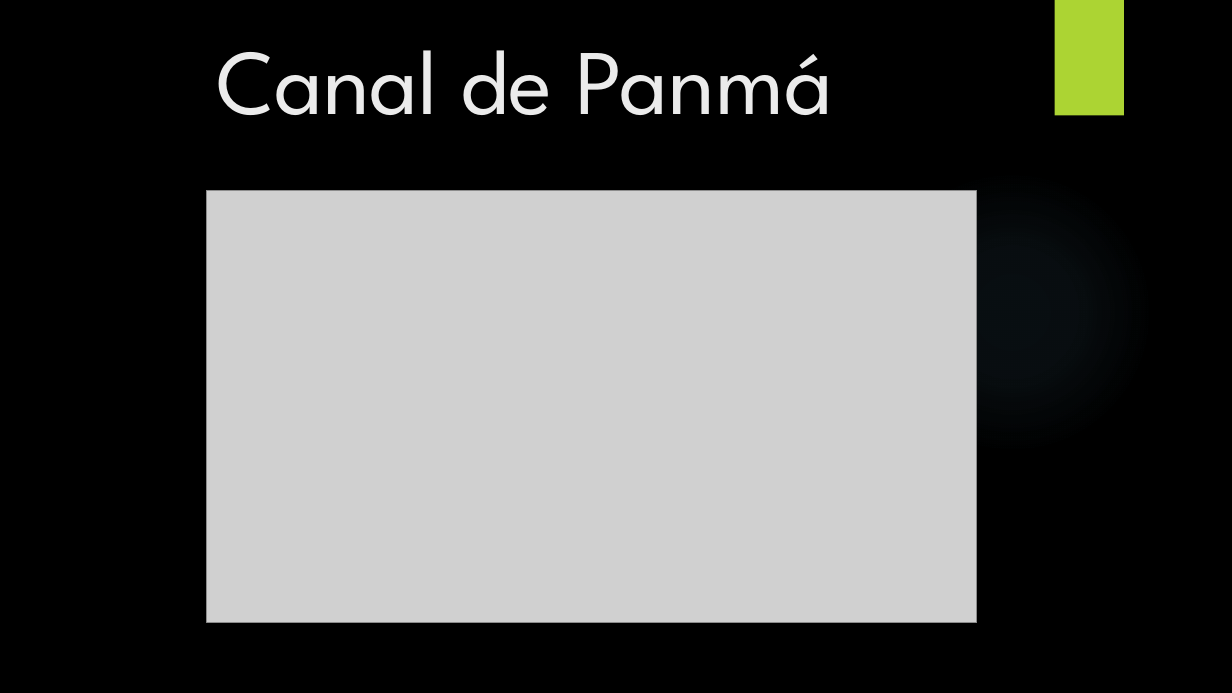
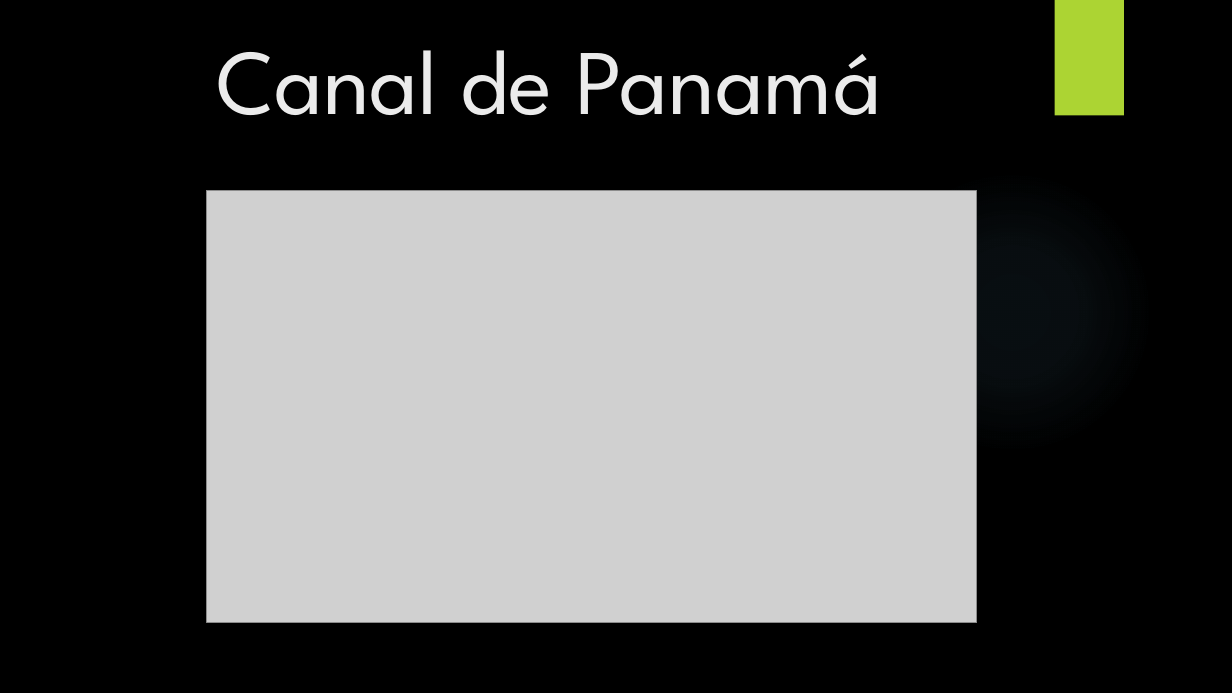
Before and after one commit to JannisLiebscher/studium, a slide deck: slide 1 of Semester 7/Spanisch/Canal de Panmá.pptx. Drawn at 1232x693 pixels with LibreOffice and Linux fonts; fonts in the diff are those of the drawing; grey boxes stand for pictures; background and template pictures are left out. Boxes give left, top, right and bottom in pixels: in the first picture for what was removed or moved away, otherwise in the second. Text is boxed around its words. In the diff, an @@ line names an element or a change of style, - is before the commit and + after.

```diff
--- a/Semester 7/Spanisch/Canal de Panmá.pptx
+++ b/Semester 7/Spanisch/Canal de Panmá.pptx
@@ title at (x1=216, y1=50, x2=882, y2=115): text changed @@
-Canal de Panmá
+Canal de Panamá
```
Also in this commit, not shown: 10 other slides changed, 1 slide added, 1 slide removed, 4 other files.
